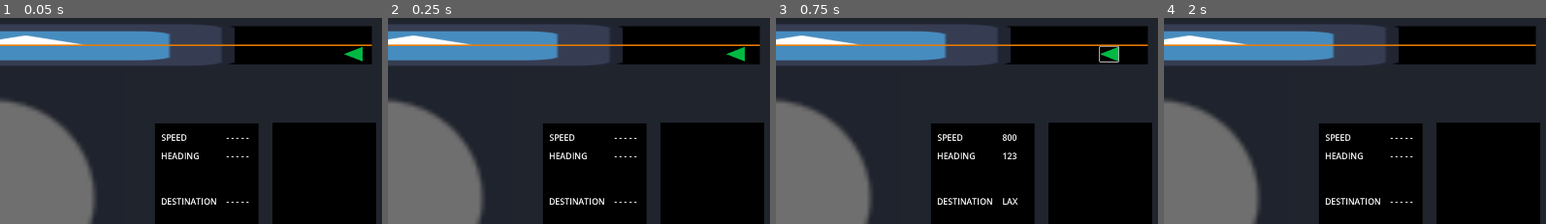
Above: before the commit, frames 1-4 (left to right).
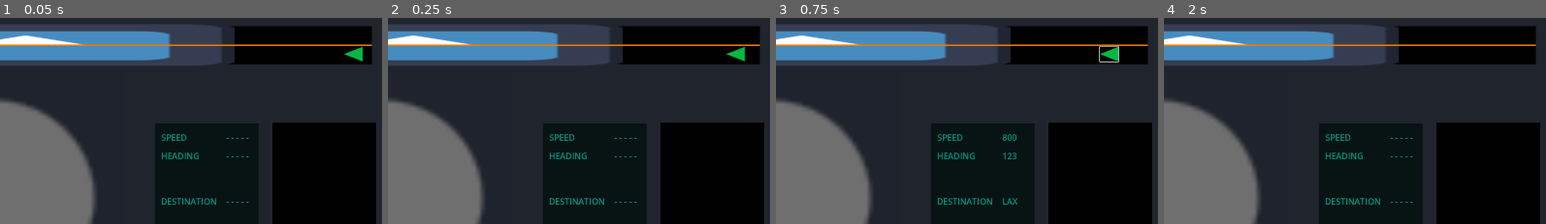
Above: after the commit, the same moments.

Repository: Altered-Dimension-Studios/brackeys-game-jam
Game: Godot game, scene res://managers/game_manager.tscn
The game is run twice, just before and just after one commit, with the same random seed, the same clock (stepped at 60 frames per second) and the same inputs. The engine's default icon, where the game draws it, is replaced by a stand-in: a white triangle on a blue panel in a dark square.
Inputs (mouse positions are % of the whole screen's width and height, from its top left):
- Up to frame 1 (0.05 s): no input
- Up to frame 2 (0.25 s): no input
- Up to frame 3 (0.75 s): click (95, 9) at 0.5 s
- Up to frame 4 (2 s): click "ALLOW" at 1.25 s
The pictures show only the part of the screen within x 50-100%, y 0-50%; the shares and areas given below are measured in that part.

The runs differ from the first frame. In frame 1, 0.7% of the frame differs, in the area x 42-66%, y 56-91%; in frame 2, 0.7%; in frame 3, 0.9%, in the area x 42-64%, y 56-91%; in frame 4, 0.7%.

Commit message:
edit signal name, small color change

Diff:
--- a/actors/map.gd
+++ b/actors/map.gd
@@ -1,14 +1,14 @@
 extends Node2D
 
 
-func _on_blue_area_2d_area_entered(area: Area2D) -> void:
+func _on_intercept_area_2d_area_entered(area: Area2D) -> void:
 	var plane: Airplane = area.get_parent()
 	plane.set_in_interception_area(true)
 	SignalBus.plane_entered_interception.emit(plane)
 	#print("Plane entered interception")
 
 
-func _on_blue_area_2d_area_exited(area: Area2D) -> void:
+func _on_intercept_area_2d_area_exited(area: Area2D) -> void:
 	var plane: Airplane = area.get_parent()
 	plane.set_in_interception_area(false)
 
--- a/actors/map.tscn
+++ b/actors/map.tscn
@@ -88,6 +88,6 @@
 material = SubResource("CanvasItemMaterial_a5l16")
 position = Vector2(530, 81)
 
-[connection signal="area_entered" from="InterceptZone/Area2D" to="." method="_on_blue_area_2d_area_entered"]
-[connection signal="area_exited" from="InterceptZone/Area2D" to="." method="_on_blue_area_2d_area_exited"]
+[connection signal="area_entered" from="InterceptZone/Area2D" to="." method="_on_intercept_area_2d_area_entered"]
+[connection signal="area_exited" from="InterceptZone/Area2D" to="." method="_on_intercept_area_2d_area_exited"]
 [connection signal="area_entered" from="NoReturnZone/Area2D" to="." method="_on_noreturn_area_2d_area_entered"]
--- a/managers/dashboard_manager.tscn
+++ b/managers/dashboard_manager.tscn
@@ -6,6 +6,7 @@
 
 [sub_resource type="LabelSettings" id="LabelSettings_2rihk"]
 font_size = 21
+font_color = Color(4.47616e-06, 0.598317, 0.511324, 1)
 
 [node name="DashboardManager" type="Node2D"]
 script = ExtResource("1_y8ywx")
@@ -69,7 +70,7 @@
 offset_top = 272.0
 offset_right = 1607.0
 offset_bottom = 539.0
-color = Color(0, 0, 0, 1)
+color = Color(0.0333413, 0.0767862, 0.0802572, 1)
 
 [node name="SpeedLabel" type="Label" parent="FlightDetailsPanel"]
 offset_left = 1366.0
